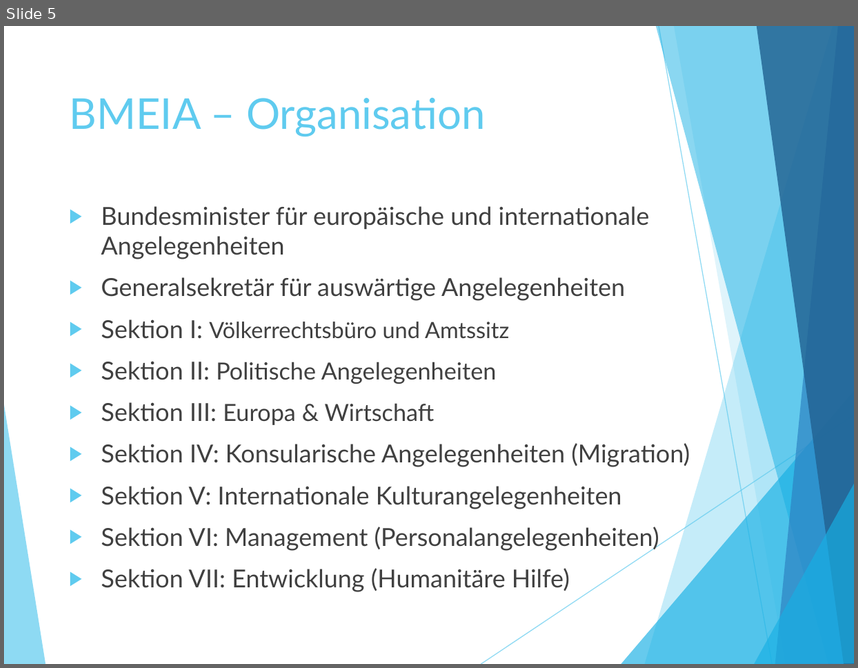
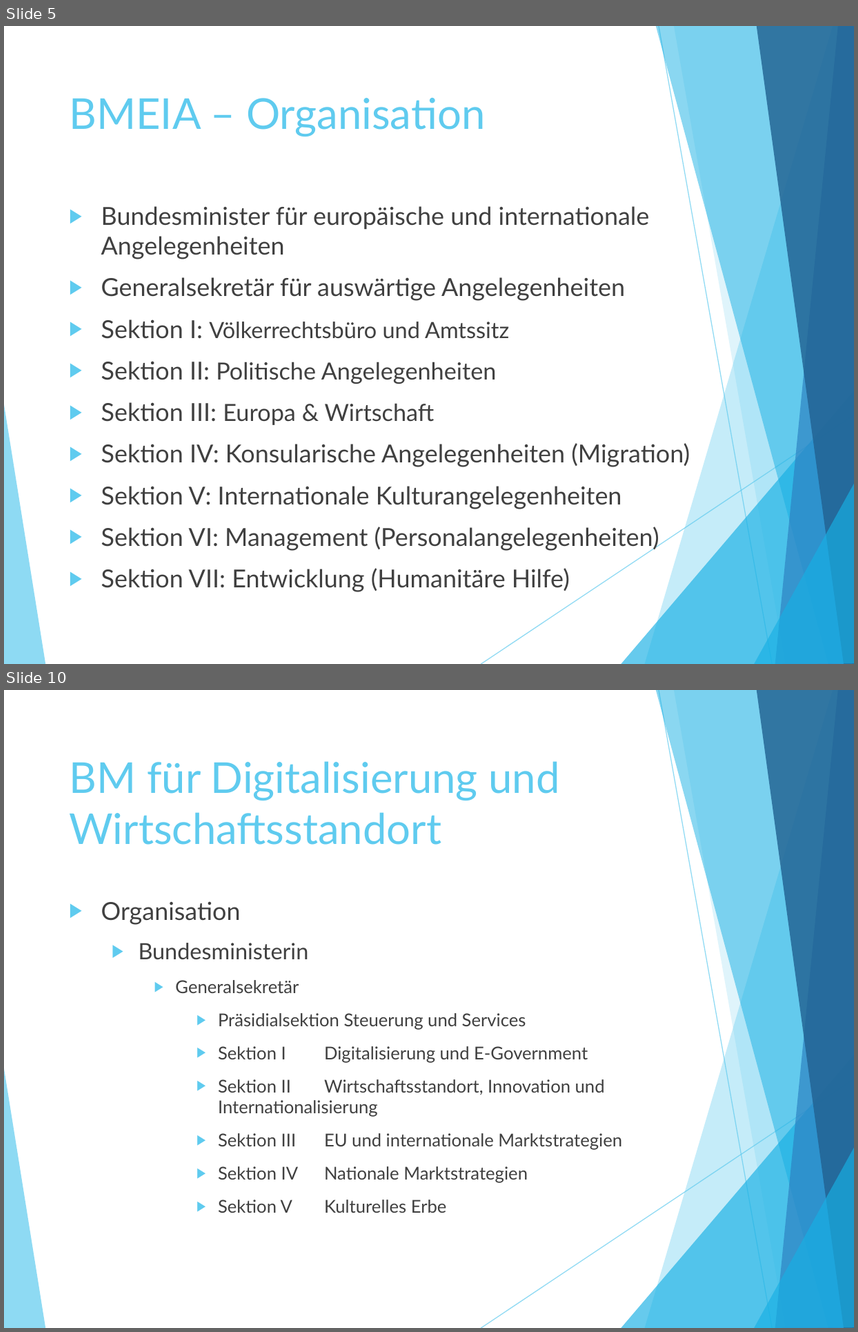
Before and after one commit to itsthistim/Berufsschule, a slide deck: Y3/PB/3.11_Vorlage Präsentation Bundesministerien.pptx. Shown one above the other, each under a label of ours: slide 5 before the commit, slides 5 and 10 after it; the slides between them are not shown. The pictures are 858x668 and 858x1332 pixels, drawn with LibreOffice and Linux fonts; fonts in the diff are those of the drawing. Boxes give left, top, right and bottom in pixels: in the first picture for what was removed or moved away, otherwise in the second. Text is boxed around its words. In the diff, an @@ line names an element or a change of style, - is before the commit and + after.

```diff
--- a/Y3/PB/3.11_Vorlage Präsentation Bundesministerien.pptx
+++ b/Y3/PB/3.11_Vorlage Präsentation Bundesministerien.pptx
@@ slide 10 added at <box>4,690,854,1328</box>, background #FFFFFF; not listed: 10 template elements that a slide beside it also shows @@
@@ title added at <box>69,761,560,845</box>, 36 pt, text #5FCBEF @@
+BM für Digitalisierung und Wirtschaftsstandort
@@ text added at <box>101,901,622,1212</box>, 15 pt, text #404040 @@
+▶ Organisation
+  ▶ Bundesministerin
+    ▶ Generalsekretär
+      ▶ Präsidialsektion Steuerung und Services
+      ▶ Sektion I Digitalisierung und E-Government
+      ▶ Sektion II Wirtschaftsstandort, Innovation und Internationalisierung
+      ▶ Sektion III EU und internationale Marktstrategien
+      ▶ Sektion IV Nationale Marktstrategien
+      ▶ Sektion V Kulturelles Erbe
```
Also in this commit, not shown: 3 slides changed, 4 other slides added, 9 other files.
